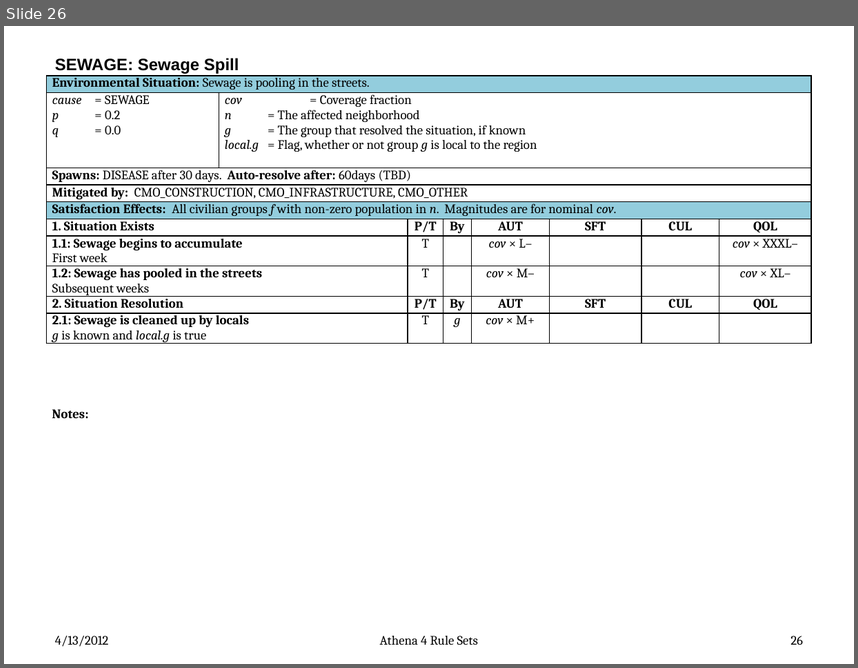
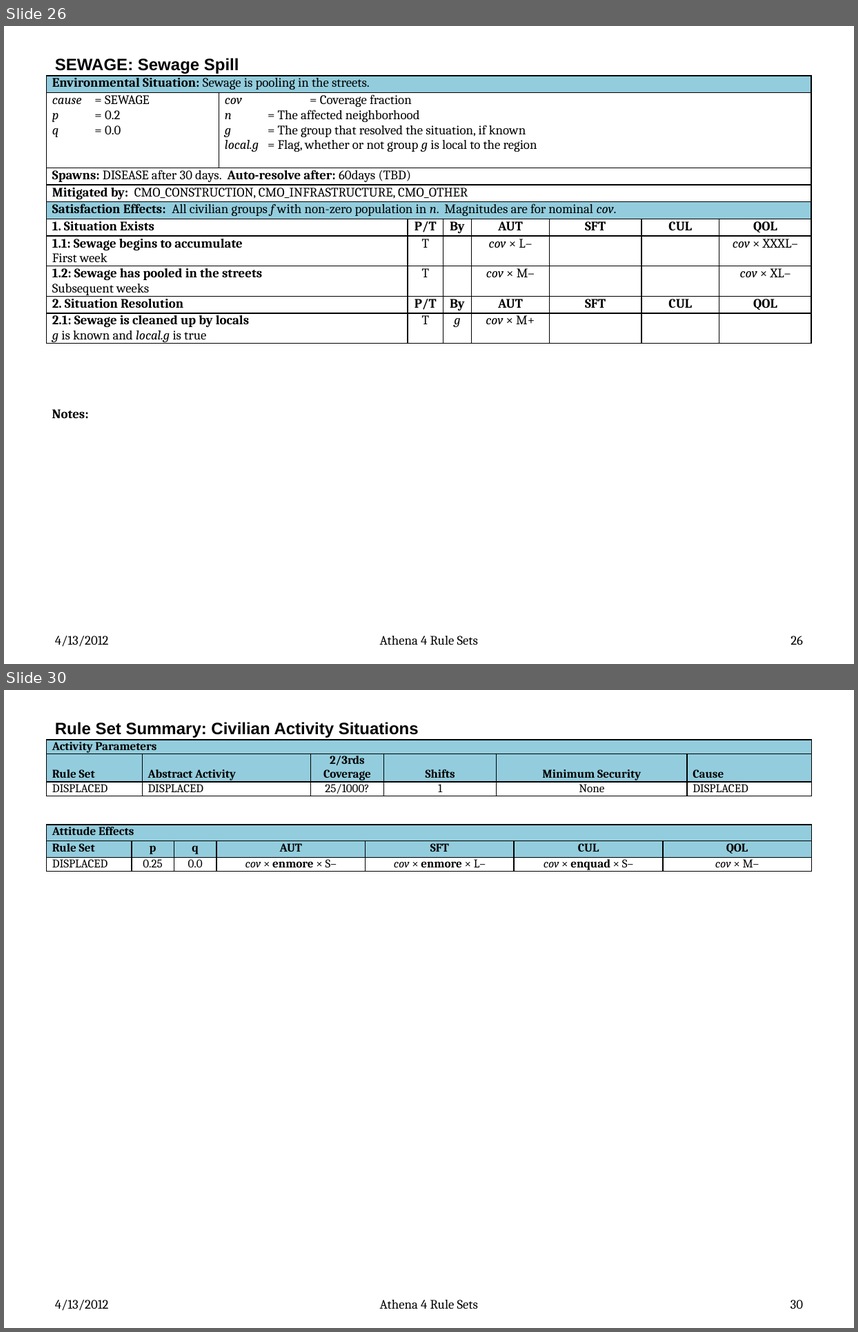
Before and after one commit to AthenaModel/athena-legacy, a slide deck: docs/dev/rules.pptx. Shown one above the other, each under a label of ours: slide 26 before the commit, slides 26 and 30 after it; the slides between them are not shown. The pictures are 858x668 and 858x1332 pixels, drawn with LibreOffice and Linux fonts; fonts in the diff are those of the drawing. Boxes give left, top, right and bottom in pixels: in the first picture for what was removed or moved away, otherwise in the second. Text is boxed around its words. In the diff, an @@ line names an element or a change of style, - is before the commit and + after.

```diff
--- a/docs/dev/rules.pptx
+++ b/docs/dev/rules.pptx
@@ slide 30 added at bbox=[4, 690, 854, 1328], background #FFFFFF @@
@@ title added at bbox=[55, 722, 419, 738], 14 pt, text #000000, bold @@
+Rule Set Summary: Civilian Activity Situations
@@ table added at bbox=[47, 739, 811, 796], 3 rows, 6 columns @@
+Activity Parameters |  |  |  |  | 
+Rule Set | Abstract Activity | 2/3rds / Coverage | Shifts | Minimum Security | Cause
+DISPLACED | DISPLACED | 25/1000? | 1 | None | DISPLACED
@@ table added at bbox=[47, 825, 811, 873], 3 rows, 7 columns @@
+Attitude Effects |  |  |  |  |  | 
+Rule Set | p | q | AUT | SFT | CUL | QOL
+DISPLACED | 0.25 | 0.0 | cov × enmore × S– | cov × enmore × L– | cov × enquad × S– | cov × M–
@@ text added at bbox=[55, 1299, 109, 1310], 11 pt, text #000000 @@
+4/13/2012
@@ text added at bbox=[380, 1299, 478, 1309], 11 pt, text #000000 @@
+Athena 4 Rule Sets
@@ page number added at bbox=[791, 1299, 803, 1308], 11 pt, text #000000 @@
+30
```
Also in this commit, not shown: 24 other slides added.
